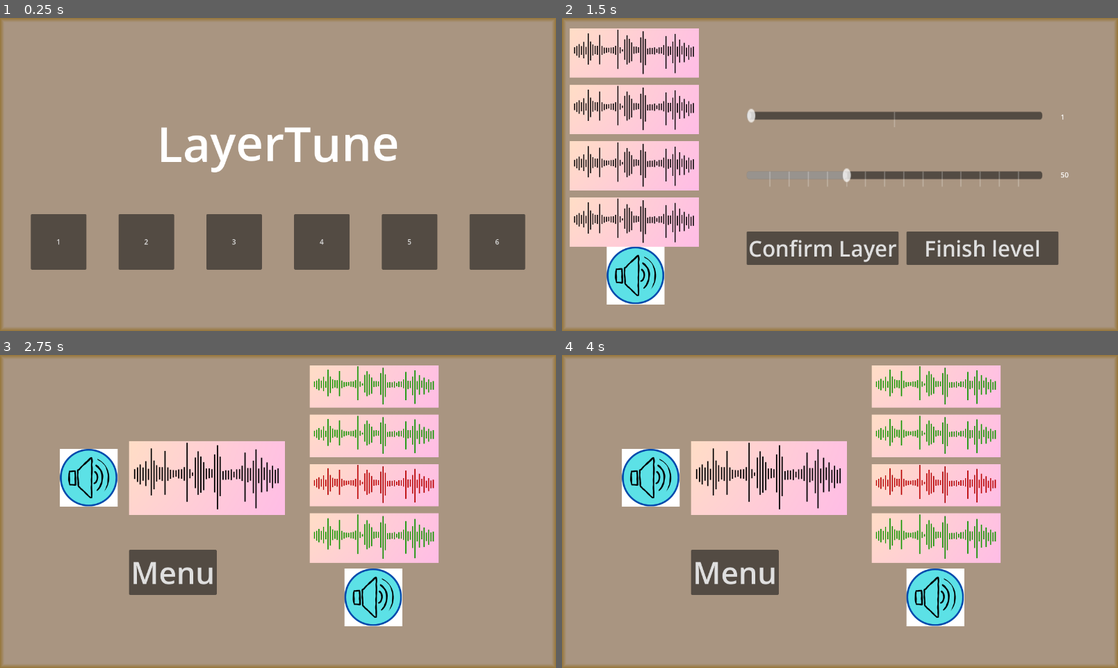
Above: before the commit, frames 1-4 (two rows, left to right).
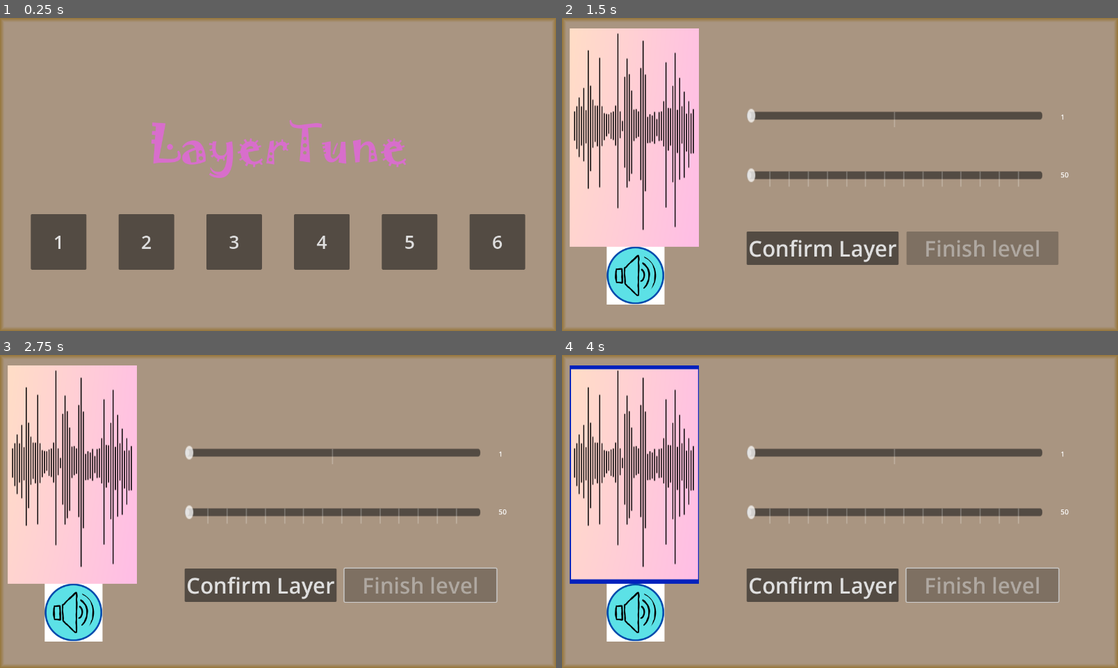
Above: after the commit, the same moments.

Repository: TheoThenault/LayerTune
Game: Godot game, scene res://Scenes/main_scene.tscn
The game is run twice, just before and just after one commit, with the same random seed, the same clock (stepped at 60 frames per second) and the same inputs.
Inputs (mouse positions are in pixels of both pictures, inside the frame that each line leads up to):
- Up to frame 1 (0.25 s): no input
- Up to frame 2 (1.5 s): click "1" at 0.5 s; click "Play level" at 1.25 s
- Up to frame 3 (2.75 s): click (422, 586) at 2 s, where only the run before the commit has a clickable "Finish level"
- Up to frame 4 (4 s): click (650, 477) at 2.77 s; click (934, 596) at 3.52 s

The runs differ from the first frame. In frame 1, 3.2% of the frame differs, in the area x 9-91%, y 32-74%; in frame 2, 7.9%; in frame 3, 46%; in frame 4, 46%, in the area x 1-92%, y 3-92%.

Commit message:
Verification niveau OK

Diff:
--- a/Levels/niveau1.tscn
+++ b/Levels/niveau1.tscn
@@ -7,9 +7,7 @@
 enable1 = true
 instrument1 = "Drum"
 note1 = 4
-enable2 = true
+bpm1 = 50
 instrument2 = "Drum"
-enable3 = true
 instrument3 = "Drum"
-enable4 = true
 instrument4 = "Drum"
--- a/Levels/niveau_script.gd
+++ b/Levels/niveau_script.gd
@@ -91,3 +91,13 @@
 			layer6.note = note6
 			layer6.name = "PlayLayer6"
 			container.add_child(layer6)
+
+func number_of_layer() -> int:
+	var res = 0
+	res += 1 if enable1 else 0
+	res += 1 if enable2 else 0
+	res += 1 if enable3 else 0
+	res += 1 if enable4 else 0
+	res += 1 if enable5 else 0
+	res += 1 if enable6 else 0
+	return res
--- a/Scenes/main_scene.tscn
+++ b/Scenes/main_scene.tscn
@@ -1,10 +1,11 @@
-[gd_scene load_steps=30 format=3 uid="uid://dmujn6am4j47e"]
+[gd_scene load_steps=31 format=3 uid="uid://dmujn6am4j47e"]
 
 [ext_resource type="Script" path="res://Scripts/main_scene.gd" id="1_2iyyd"]
 [ext_resource type="Texture2D" uid="uid://ditsgdqkg6mbf" path="res://Image/SoundWave.png" id="1_3jg70"]
 [ext_resource type="Script" path="res://Scripts/Buttons/mainmenu_button_change_level.gd" id="1_4fi25"]
 [ext_resource type="Script" path="res://Scripts/Buttons/levelstart_play_level.gd" id="2_56y8w"]
 [ext_resource type="Texture2D" uid="uid://bbs1dfkyj0qeq" path="res://Image/1.png" id="2_batos"]
+[ext_resource type="FontFile" uid="uid://cl6btp5juitp6" path="res://Ressources/Jokerman-Regular.ttf" id="2_o87ia"]
 [ext_resource type="Script" path="res://Scripts/Buttons/levelstart_play_preview.gd" id="3_mnkht"]
 [ext_resource type="Script" path="res://Scripts/Slider/levelplay_slider_tempo.gd" id="5_vet10"]
 [ext_resource type="Script" path="res://Scripts/Slider/h_slider.gd" id="6_lh35v"]
@@ -72,6 +73,8 @@
 [node name="RichTextLabel" type="RichTextLabel" parent="MainMenu/CenterContainer/MarginContainer"]
 custom_minimum_size = Vector2(120, 0)
 layout_mode = 2
+theme_override_colors/default_color = Color(0.847059, 0.431373, 0.8, 1)
+theme_override_fonts/normal_font = ExtResource("2_o87ia")
 theme_override_font_sizes/normal_font_size = 110
 bbcode_enabled = true
 text = "[wave][center]LayerTune[/center][/wave]"
@@ -96,6 +99,7 @@
 layout_mode = 2
 size_flags_horizontal = 6
 size_flags_vertical = 4
+theme_override_font_sizes/font_size = 42
 text = "1"
 script = ExtResource("1_4fi25")
 num_level = 1
@@ -105,6 +109,7 @@
 layout_mode = 2
 size_flags_horizontal = 6
 size_flags_vertical = 4
+theme_override_font_sizes/font_size = 42
 text = "2"
 script = ExtResource("1_4fi25")
 num_level = 2
@@ -114,6 +119,7 @@
 layout_mode = 2
 size_flags_horizontal = 6
 size_flags_vertical = 4
+theme_override_font_sizes/font_size = 42
 text = "3"
 script = ExtResource("1_4fi25")
 num_level = 3
@@ -123,6 +129,7 @@
 layout_mode = 2
 size_flags_horizontal = 6
 size_flags_vertical = 4
+theme_override_font_sizes/font_size = 42
 text = "4"
 script = ExtResource("1_4fi25")
 num_level = 4
@@ -132,6 +139,7 @@
 layout_mode = 2
 size_flags_horizontal = 6
 size_flags_vertical = 4
+theme_override_font_sizes/font_size = 42
 text = "5"
 script = ExtResource("1_4fi25")
 num_level = 5
@@ -141,6 +149,7 @@
 layout_mode = 2
 size_flags_horizontal = 6
 size_flags_vertical = 4
+theme_override_font_sizes/font_size = 42
 text = "6"
 script = ExtResource("1_4fi25")
 num_level = 6
@@ -233,7 +242,7 @@
 min_value = 50.0
 max_value = 200.0
 step = 5.0
-value = 100.0
+value = 50.0
 tick_count = 16
 script = ExtResource("5_vet10")
 
@@ -254,6 +263,7 @@
 offset_right = 1143.0
 offset_bottom = 568.0
 theme_override_font_sizes/font_size = 50
+disabled = true
 text = "Finish level"
 script = ExtResource("8_otq3q")
 
@@ -330,14 +340,12 @@
 expand_mode = 2
 
 [node name="EndLayer5" type="TextureRect" parent="LevelEnd/ContainerLayers"]
-visible = false
 layout_mode = 2
 size_flags_vertical = 3
 texture = ExtResource("11_8182c")
 expand_mode = 2
 
 [node name="EndLayer6" type="TextureRect" parent="LevelEnd/ContainerLayers"]
-visible = false
 layout_mode = 2
 size_flags_vertical = 3
 texture = ExtResource("10_7a3ra")
--- a/Scripts/Buttons/levelend_button_menu.gd
+++ b/Scripts/Buttons/levelend_button_menu.gd
@@ -26,5 +26,8 @@
 
 	print("Valider l niveau si bon")
 
+	GAME.confirmed_layer = 0
 	GAME.current_layer = null
 	GAME.current_level = null
+	GAME.ConfirmLayer.disabled = false
+	GAME.FinishLevel.disabled = true
--- a/Scripts/Buttons/levelplay_button_confirm_layer.gd
+++ b/Scripts/Buttons/levelplay_button_confirm_layer.gd
@@ -7,8 +7,10 @@
 #
 #
 ## Called every frame. 'delta' is the elapsed time since the previous frame.
-#func _process(delta: float) -> void:
-	#pass
+func _process(delta: float) -> void:
+	if(GAME.confirmed_layer and GAME.current_level):
+		if(GAME.confirmed_layer == GAME.current_level.number_of_layer()):
+			self.disabled = true
 
 func _on_pressed() -> void:
 	print("Disable the layer, prevent player from modifying")
@@ -17,3 +19,4 @@
 		GAME.current_layer.disabled = true
 		GAME.current_layer.note = GAME.SliderNote.value
 		GAME.current_layer.bpm  = GAME.SliderTempo.value
+		GAME.confirmed_layer += 1
--- a/Scripts/Buttons/levelplay_button_finish_level.gd
+++ b/Scripts/Buttons/levelplay_button_finish_level.gd
@@ -6,12 +6,17 @@
 	#pass # Replace with function body.
 #
 #
-## Called every frame. 'delta' is the elapsed time since the previous frame.
-#func _process(delta: float) -> void:
-	#pass
+# Called every frame. 'delta' is the elapsed time since the previous frame.
+func _process(delta: float) -> void:
+	if(GAME.confirmed_layer and GAME.current_level):
+		if(GAME.confirmed_layer == GAME.current_level.number_of_layer()):
+			self.disabled = false
 
 
 func _on_pressed() -> void:
 	print("Level finished go to \"LevelEnd\"")
+
+	GAME.verify_level()
+
 	GAME.LevelPlay.hide()
 	GAME.LevelEnd.show()
--- a/Scripts/Game.gd
+++ b/Scripts/Game.gd
@@ -1,7 +1,7 @@
 extends Node
 
 var current_level
-
+var current_level_number : int
 var current_layer
 
 var MainMenu : Control
@@ -12,10 +12,18 @@
 var SliderNote : HSlider
 var SliderTempo : HSlider
 
+var ConfirmLayer : Button
+var FinishLevel : Button
+
 var norm_image = load("res://Image/SoundWave.png")
 var focus_image = load("res://Image/SoundWaveCurrent.png")
 var focus_disabled_image = load("res://Image/SoundWaveCurrentDisabled.png")
 var disabled_image = load("res://Image/SoundWaveValid.png")
+
+var layer_good = load("res://Image/SoundWaveGood.png")
+var layer_bad = load("res://Image/SoundWaveBad.png")
+
+var confirmed_layer : int = 0
 
 func setup() -> void:
 	MainMenu = get_node("/root/MainScene/MainMenu")
@@ -25,13 +33,84 @@
 
 	SliderNote = get_node("/root/MainScene/LevelPlay/SliderNote")
 	SliderTempo = get_node("/root/MainScene/LevelPlay/SliderTempo")
+	ConfirmLayer = get_node("/root/MainScene/LevelPlay/ButtonConfirmLayer")
+	FinishLevel = get_node("/root/MainScene/LevelPlay/ButtonFinishLevel")
 
-func verify_level() -> Array[bool]:
-	print("Vérification du niveau %d" % current_level)
-	return [true, false]
+func verify_level() -> void:
+	print("Vérification du niveau %d" % current_level_number)
+
+	var res : Array[bool] = []
+
+	var container = get_node("/root/MainScene/LevelPlay/ContainerLayers")
+	for layer in container.get_children():
+		print("%d | %d" % [layer.note, layer.bpm] )
+		print("%d | %d" % [current_level.note1, current_level.bpm1])
+		print("%d | %d" % [current_level.note2, current_level.bpm2])
+		print("%d | %d" % [current_level.note3, current_level.bpm3])
+		print("%d | %d" % [current_level.note4, current_level.bpm4])
+		print("%d | %d" % [current_level.note5, current_level.bpm5])
+		print("%d | %d" % [current_level.note6, current_level.bpm6])
+
+		if(layer.numero == 1):
+			if(layer.note == current_level.note1 and
+			   layer.bpm  == current_level.bpm1):
+				res.append(true)
+			else:
+				res.append(false)
+		if(layer.numero == 2):
+			if(layer.note == current_level.note2 and
+			   layer.bpm  == current_level.bpm2):
+				res.append(true)
+			else:
+				res.append(false)
+		if(layer.numero == 3):
+			if(layer.note == current_level.note3 and
+			   layer.bpm  == current_level.bpm3):
+				res.append(true)
+			else:
+				res.append(false)
+		if(layer.numero == 4):
+			if(layer.note == current_level.note4 and
+			   layer.bpm  == current_level.bpm4):
+				res.append(true)
+			else:
+				res.append(false)
+		if(layer.numero == 5):
+			if(layer.note == current_level.note5 and
+			   layer.bpm  == current_level.bpm5):
+				res.append(true)
+			else:
+				res.append(false)
+		if(layer.numero == 6):
+			if(layer.note == current_level.note6 and
+			   layer.bpm  == current_level.bpm6):
+				res.append(true)
+			else:
+				res.append(false)
+
+	var game_won : bool = true
+	for i in range(6):
+		var end_layer = get_node("/root/MainScene/LevelEnd/ContainerLayers/EndLayer%d" % (i+1))
+		if(end_layer and i < current_level.number_of_layer()):
+			end_layer.visible = true
+			if(res[i]):
+				end_layer.texture = layer_good
+			else:
+				game_won = false
+				end_layer.texture = layer_bad
+		else:
+			end_layer.visible = false
+
+	if(game_won):
+		get_node(
+			"/root/MainScene/MainMenu/HBoxContainer/ButtonLevel%d" % current_level_number
+		).disabled = true
+
 
 func load_level(numero : int) -> void:
 	print("Chargement du niveau %d" % numero)
+
+	current_level_number = numero
 
 	if(is_instance_valid(current_level)):
 		current_level.queue_free()
Binary file added: Ressources/Jokerman-Regular.ttf
Not shown, added: Ressources/Jokerman-Regular.ttf.import
